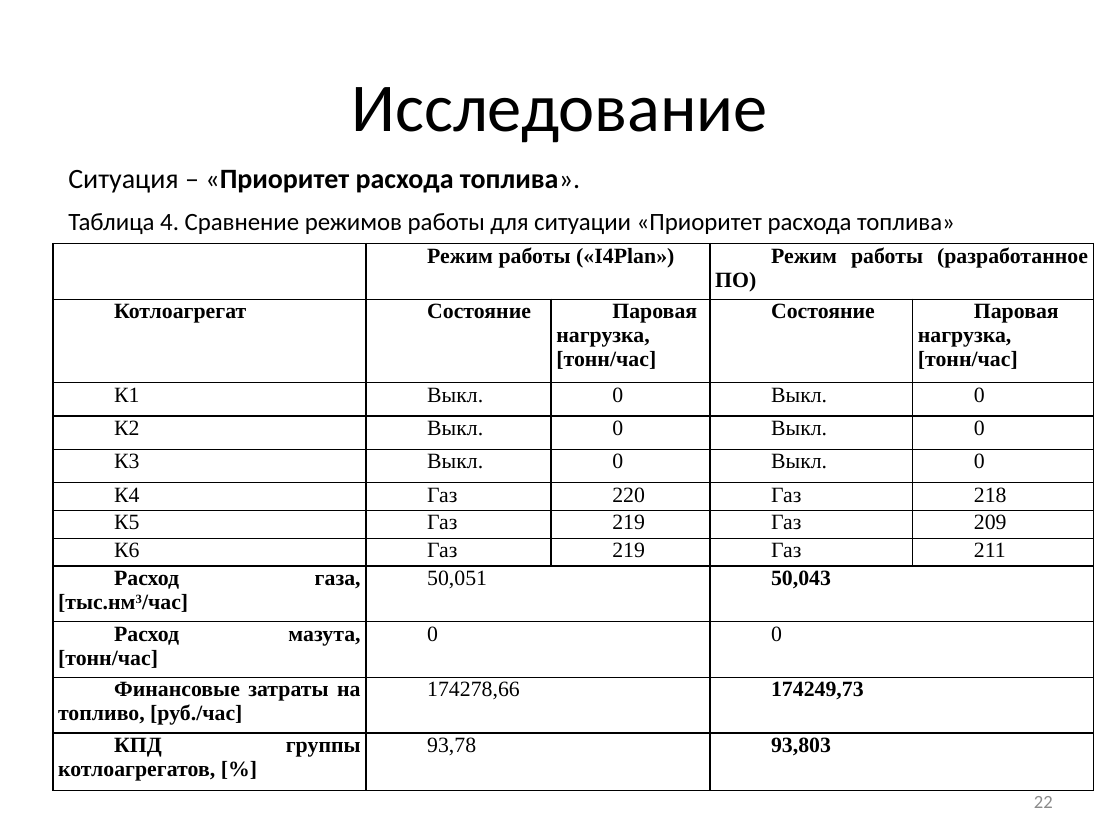
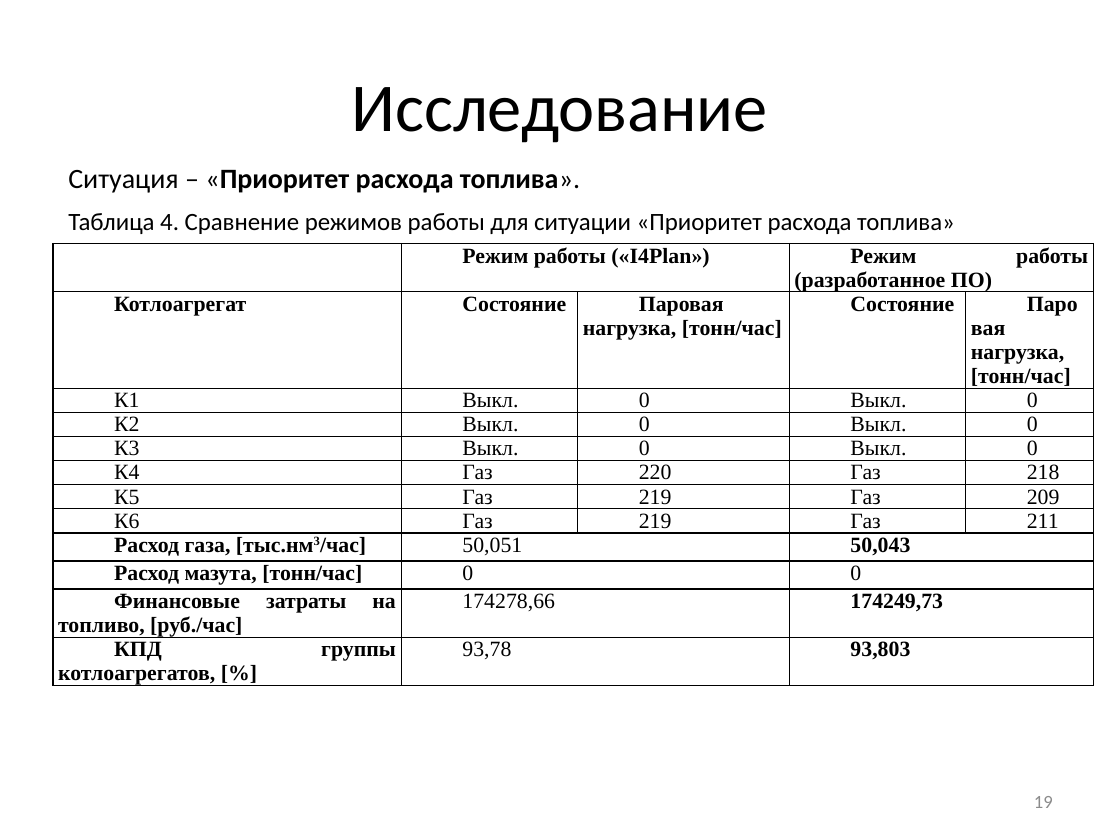
Before and after one commit to arkuzmin/diplom, a slide deck: slide 19 of optimization/4 семестр/РПЗ/Презентация_v2.0.pptx (slide 22 before the commit). Drawn at 1120x840 pixels with LibreOffice and Linux fonts; fonts in the diff are those of the drawing. Boxes give left, top, right and bottom in pixels: in the first picture for what was removed or moved away, otherwise in the second. Text is boxed around its words. In the diff, an @@ line names an element or a change of style, - is before the commit and + after.

```diff
--- a/optimization/4 семестр/РПЗ/Презентация_v2.0.pptx
+++ b/optimization/4 семестр/РПЗ/Презентация_v2.0.pptx
@@ table: place and size @@
-table at bbox=[53, 244, 1093, 791]
+table at bbox=[53, 244, 1092, 719]
@@ page number at bbox=[1034, 796, 1053, 808]: text changed @@
-22
+19
```
Also in this commit, not shown: 13 other slides changed, 1 slide added, 2 slides removed.
